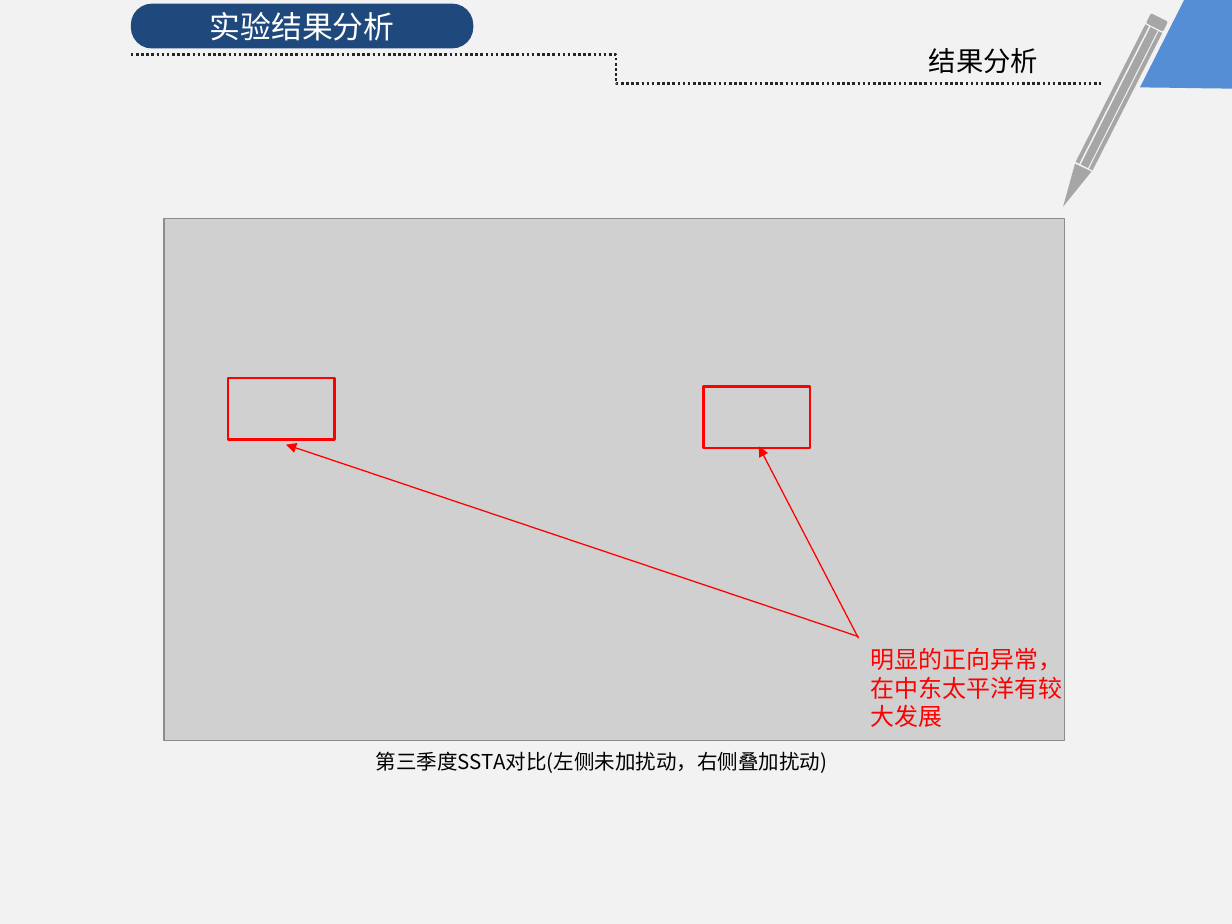
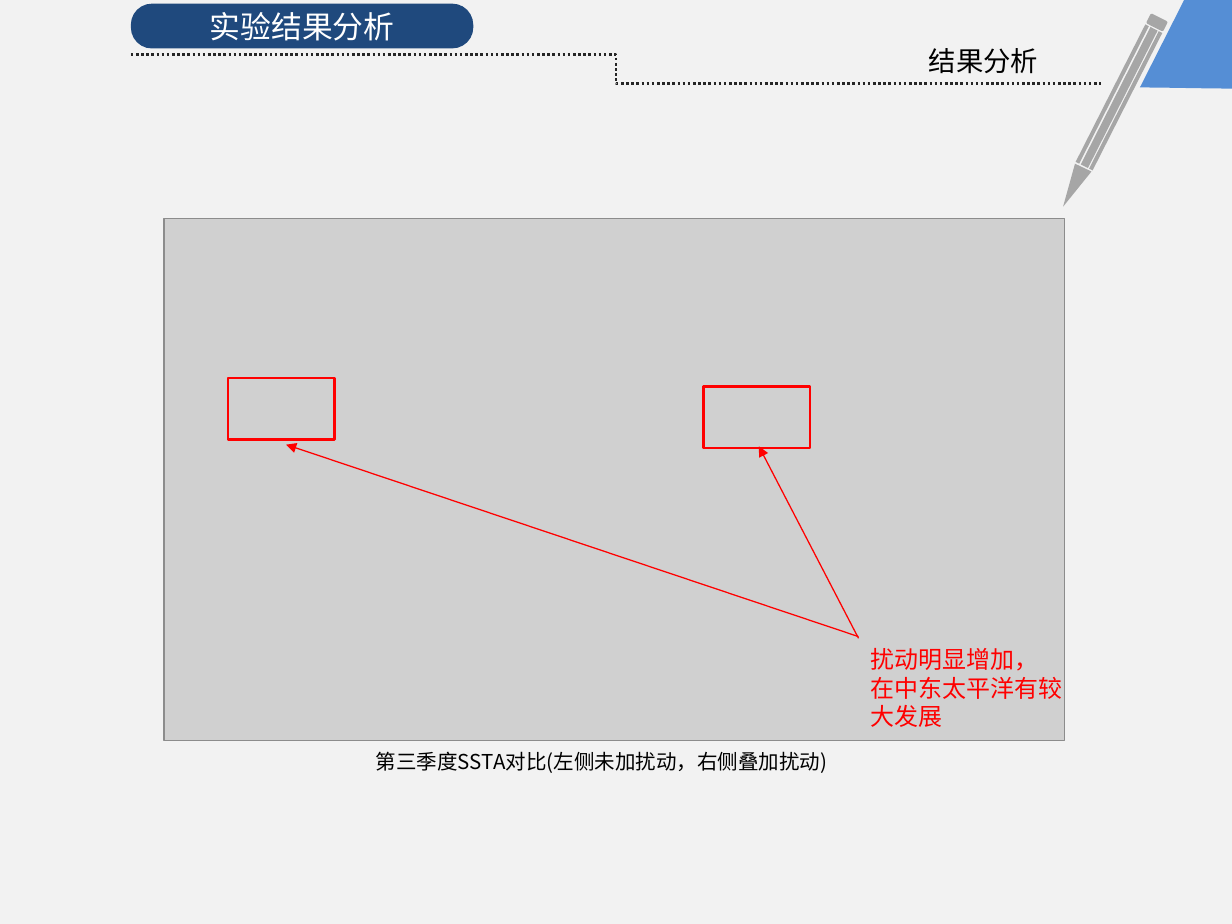
Before and after one commit to KrisCheng/GraduationDesign, a slide deck: slide 19 of FinalPaper/毕业答辩.pptx (slide 18 before the commit). Drawn at 1232x924 pixels with LibreOffice and Linux fonts; fonts in the diff are those of the drawing; grey boxes stand for pictures. Boxes give left, top, right and bottom in pixels: in the first picture for what was removed or moved away, otherwise in the second. Text is boxed around its words. In the diff, an @@ line names an element or a change of style, - is before the commit and + after.

```diff
--- a/FinalPaper/毕业答辩.pptx
+++ b/FinalPaper/毕业答辩.pptx
@@ text at [871,648,1039,671]: text changed @@
-明显的正向异常，
+扰动明显增加，
```
Also in this commit, not shown: 4 other slides changed, 1 slide added, 1 other file.
